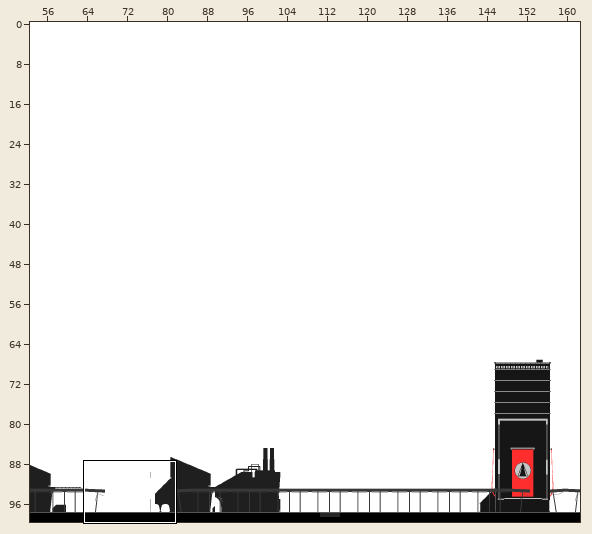
Two versions of a level (Tiled map, PigState0.0.3/map_4.tmx). Above, an overview of the earlier version with the close-up marked.
Close-up. The starting point:
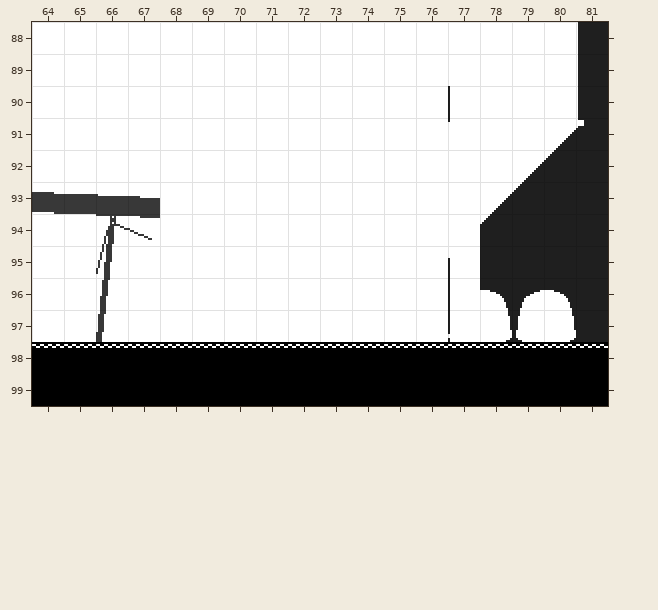
Cells are 16x16 px. Shown: x 64..81, y 88..99. The commit also changed other parts of the map, which this record leaves out. Tiles whose own drawing changed are shown in their newer look in all pictures.
New version:
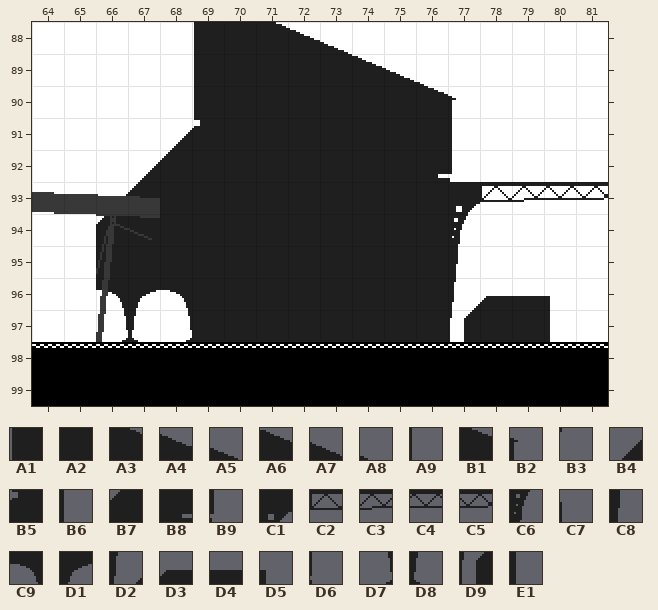
Key: from "envi_asset": A1 1032, A2 1033, A3 1034, A4 1035, A5 1036, A6 1115, A7 1116, A8 1117, A9 1184, B1 1195, B2 1196, B3 1262, B4 1265, B5 1266, B6 1274, B7 1343, B8 1351, B9 1352, C1 1430, C2 1431, C3 1432, C4 1433, C5 1434, C6 1508, C7 1574, C8 1586, C9 1653, D1 1654, D2 1664, D3 1665, D4 1666, D5 1667, D6 1730, D7 1731, D8 1732, D9 1742, E1 1745.
__ is an empty cell.
Changes in this commit:
Layer "background1":
y 88: x 69..73 __ __ __ __ __ -> A1 A2 A3 A4 A5
y 89: x 69..76 __ __ __ __ __ __ __ __ -> A1 A2 A2 A2 A2 A6 A7 A8
y 90: x 69..77 __ __ __ __ __ __ __ __ __ -> A1 A2 A2 A2 A2 A2 A2 B1 B2
y 91: x 68..77 __ __ __ __ __ __ __ __ __ __ -> B4 B5 A2 A2 A2 A2 A2 A2 A2 B6
y 92: x 67..77 __ __ __ __ __ __ __ __ __ __ __ -> B4 B7 A2 A2 A2 A2 A2 A2 A2 B8 B9
y 93: x 67..81 __ __ __ __ __ __ __ __ __ __ __ __ __ __ __ -> B7 A2 A2 A2 A2 A2 A2 A2 A2 A2 C1 C2 C3 C4 C5
y 94: x 66..77 __ __ __ __ __ __ __ __ __ __ __ __ -> B7 A2 A2 A2 A2 A2 A2 A2 A2 A2 A2 C6
y 95: x 66..77 __ __ __ __ __ __ __ __ __ __ __ __ -> A2 A2 A2 A2 A2 A2 A2 A2 A2 A2 A2 C8
y 96: x 66..80 __ __ __ __ __ __ __ __ __ __ __ __ __ __ __ -> C9 D1 C9 A2 A2 A2 A2 A2 A2 A2 A2 D2 D3 D4 D5
y 97: x 66..80 __ __ __ __ __ __ __ __ __ __ __ __ __ __ __ -> D7 D8 D7 A2 A2 A2 A2 A2 A2 A2 A2 D9 A2 A2 E1
Layer "background3":
y 88..89: x 81 A1 -> __
y 90: x 77 A9 -> __; x 81 A1 -> __
y 91: x 77 B3 -> __; x 80..81 B4 B5 -> __ __
y 92: x 79..81 B4 B7 A2 -> __ __ __
y 93: x 78..81 B4 B7 A2 A2 -> __ __ __ __
y 94: x 78..81 B7 A2 A2 A2 -> __ __ __ __
y 95: x 77..81 C7 A2 A2 A2 A2 -> __ __ __ __ __
y 96: x 77..81 A9 C9 D1 C9 A2 -> __ __ __ __ __
y 97: x 77..81 D6 D7 D8 D7 A2 -> __ __ __ __ __
Where, in picture pixels (left, top, right, bottom), the same in both close-ups:
changed: (96, 22, 608, 342)
